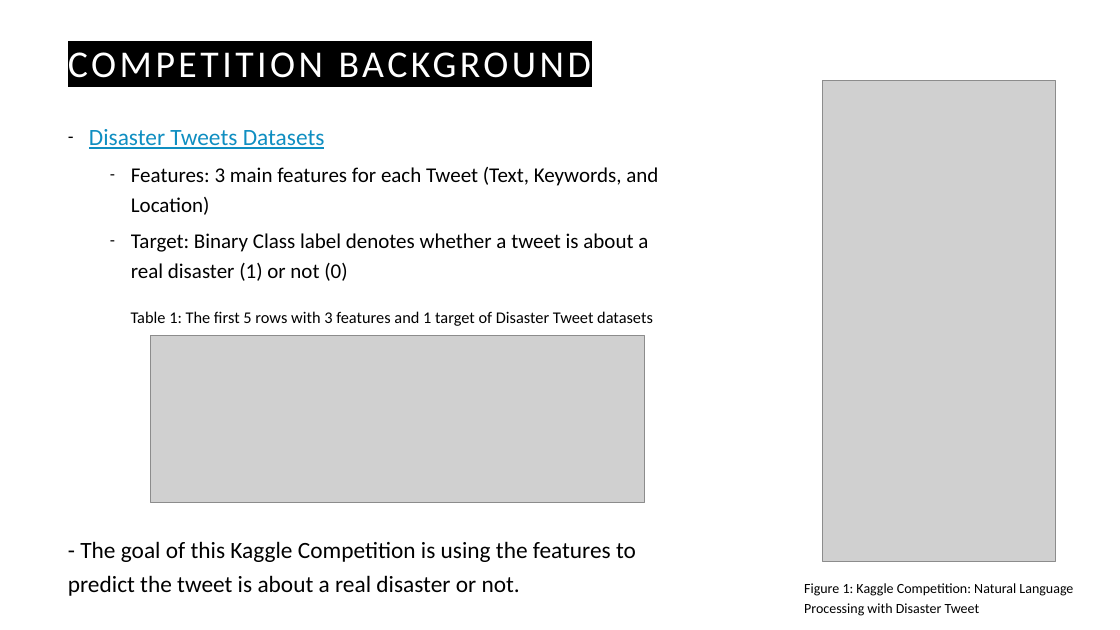
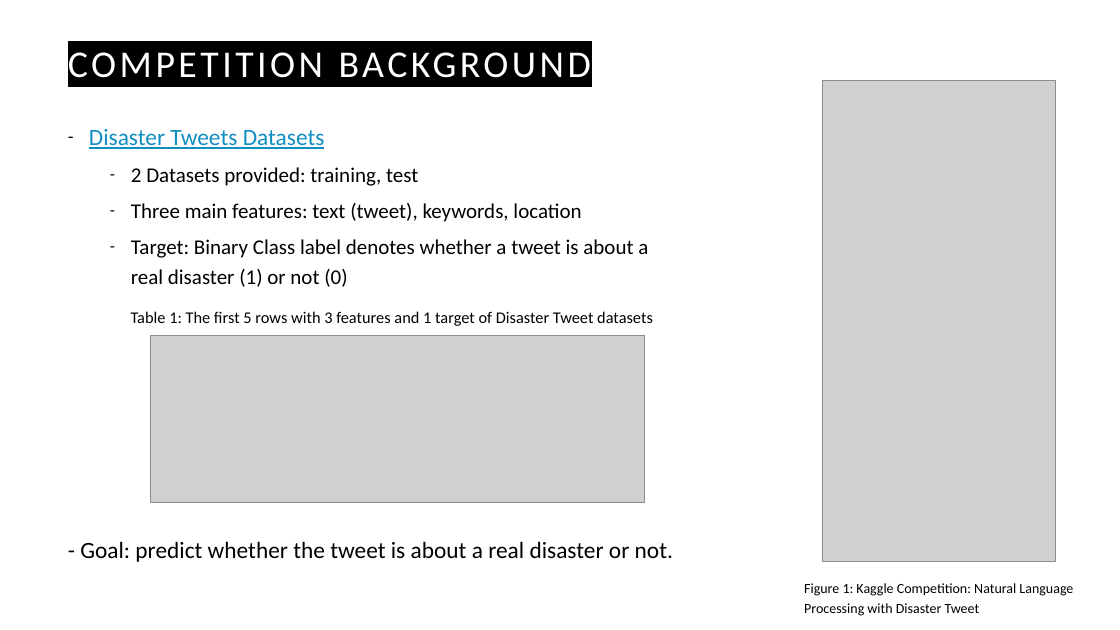
Before and after one commit to eitanaka/DATS6202_Final_Project, a slide deck: slide 3 of DATS6202_Final_Project_Presentation_NLP_draft.pptx. Drawn at 1120x630 pixels with LibreOffice and Linux fonts; fonts in the diff are those of the drawing; grey boxes stand for pictures. Boxes give left, top, right and bottom in pixels: in the first picture for what was removed or moved away, otherwise in the second. Text is boxed around its words. In the diff, an @@ line names an element or a change of style, - is before the commit and + after.

```diff
--- a/DATS6202_Final_Project_Presentation_NLP_draft.pptx
+++ b/DATS6202_Final_Project_Presentation_NLP_draft.pptx
@@ text at bbox=[131, 167, 581, 222]: text changed @@
-  – Features: 3 main features for each Tweet (Text, Keywords, and Location)
+  – 2 Datasets provided: training, test
+  – Three main features: text (tweet), keywords, location
@@ text at bbox=[80, 541, 673, 562]: text changed @@
-- The goal of this Kaggle Competition is using the features to predict the tweet is about a real disaster or not.
+- Goal: predict whether the tweet is about a real disaster or not.
```
